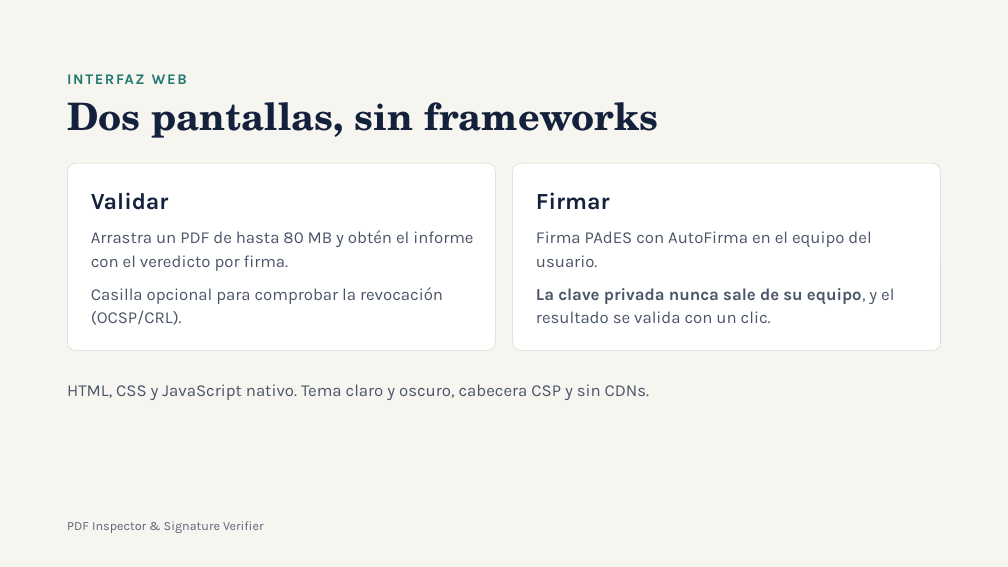
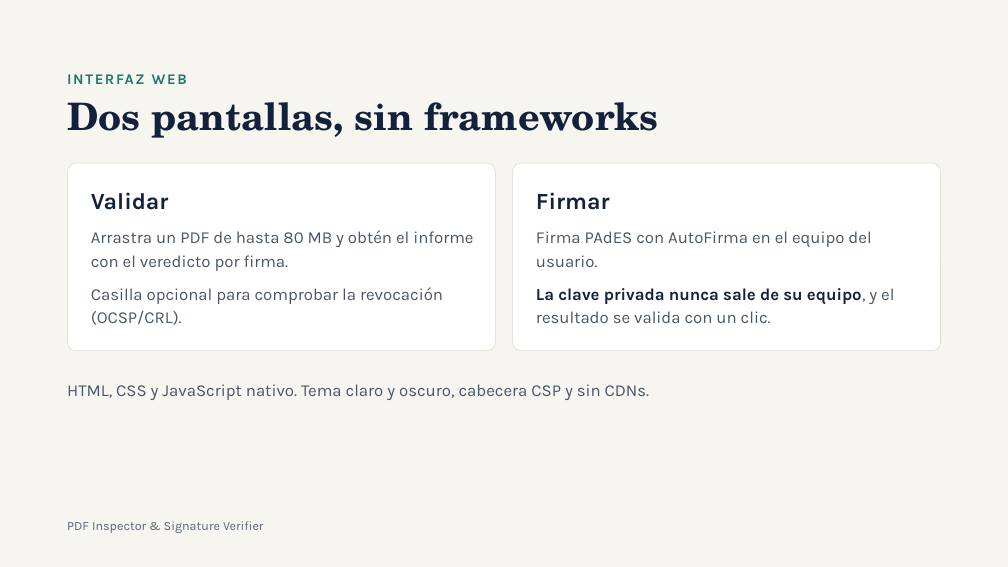
Before and after one commit to avalinani/verificador, a slide deck: slide 7 of docs/PDF-Inspector-TFM.pptx. Drawn at 1008x567 pixels with LibreOffice and Linux fonts; fonts in the diff are those of the drawing. Boxes give left, top, right and bottom in pixels: in the first picture for what was removed or moved away, otherwise in the second. Text is boxed around its words. In the diff, an @@ line names an element or a change of style, - is before the commit and + after.

```diff
--- a/docs/PDF-Inspector-TFM.pptx
+++ b/docs/PDF-Inspector-TFM.pptx
@@ text "La clave privada nunca sale ..." at (x1=536, y1=288, x2=894, y2=323): text colour #4A5568 to #14213D in "La clave privada nunca sale de su ..." @@
```
Also in this commit, not shown: 12 other slides changed, 2 slides added, 3 other files.
